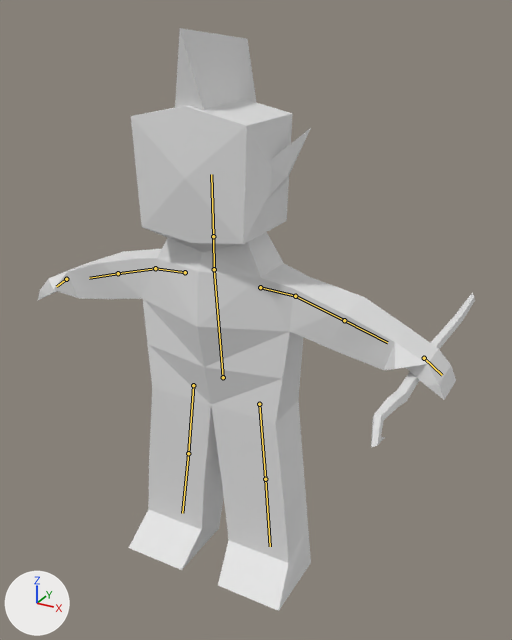
The Blender file art/model/human_model_0.1.blend as it was, and as the next commit left it.
Camera for both pictures: a 50 mm camera at (3.0, -4.74, 3.06) aimed at (0.14, 0.46, 0.46). Arrows for +X, +Y and +Z are at lower left; the lights stay in place. The bones that bend it are drawn over the model as lines.

Objects in the first picture: 'ear.a', 'hair.a', 'human.mesh', 'staff.a'.
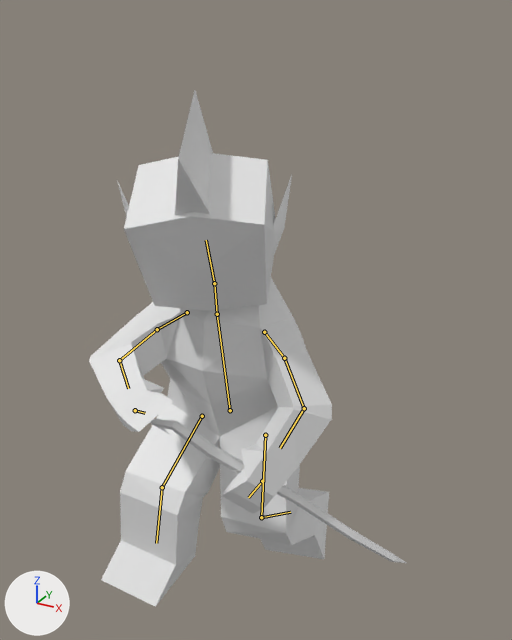
The newer file adds an action. The first version stands in its rest pose; the second is drawn at frame 8 of the action 'attack.3'.

Boxes (x1, y1, x2, y2) around the edits, measured in the pictures (512 x 640 px):
```json
{"object": "human.mesh", "change": "posed", "before": [38, 99, 456, 611], "after": [89, 153, 332, 607], "on screen": "42% narrower, 11% shorter"}
{"object": "hair.a", "change": "posed", "before": [175, 28, 257, 110], "after": [175, 90, 213, 215]}
{"object": "staff.a", "change": "posed", "before": [371, 293, 475, 447], "after": [150, 419, 407, 563], "on screen": "146% wider, 6% shorter"}
{"object": "ear.a", "change": "posed", "before": [268, 128, 311, 198], "after": [117, 175, 292, 254]}
{"bone": "Center", "before": "(223, 377) to (214, 269)", "after": "(230, 410) to (217, 314)"}
{"bone": "shoulder.r", "before": "(185, 272) to (155, 268)", "after": "(187, 312) to (157, 329)"}
{"bone": "bicep.r", "before": "(155, 268) to (118, 273)", "after": "(157, 329) to (119, 360)"}
{"bone": "forearm.r", "before": "(118, 273) to (89, 278)", "after": "(119, 360) to (128, 388)"}
{"bone": "hand.r", "before": "(66, 279) to (56, 286)", "after": "(135, 410) to (145, 413)"}
{"bone": "neck", "before": "(214, 269) to (213, 236)", "after": "(217, 314) to (214, 283)"}
{"bone": "head", "before": "(213, 236) to (211, 174)", "after": "(214, 283) to (206, 240)"}
{"bone": "thigh.r", "before": "(193, 385) to (188, 453)", "after": "(202, 416) to (162, 487)"}
{"bone": "leg.r", "before": "(188, 453) to (182, 513)", "after": "(162, 487) to (156, 543)"}
{"bone": "shoulder.l", "before": "(260, 287) to (295, 296)", "after": "(264, 332) to (284, 358)"}
{"bone": "bicep.l", "before": "(295, 296) to (344, 320)", "after": "(284, 358) to (304, 408)"}
{"bone": "forearm.l", "before": "(344, 320) to (387, 342)", "after": "(304, 408) to (280, 448)"}
{"bone": "thigh.l", "before": "(259, 404) to (265, 479)", "after": "(265, 435) to (261, 517)"}
{"bone": "leg.l", "before": "(265, 479) to (270, 546)", "after": "(261, 517) to (290, 512)"}
```

Edits to the scene script, one JSON object a line:
```json
{"block": "bone_center", "where": "bone_center = bpy.data.objects['human.armature'].pose.bones['Center']"}
{"op": "set", "path": "bone_center.location", "old": "(0.0, 0.0, 0.0)", "new": "(0.0, -0.412, -0.071)"}
{"op": "set", "path": "bone_center.rotation_quaternion", "old": "(1.0, 0.0, 0.0, 0.0)", "new": "(0.999, 0.041, -0.003, -0.002)", "note": "degrees (0, 0, 0) -> degrees (5, 0, 0)"}
{"block": "bone_shoulder_r", "where": "bone_shoulder_r = bpy.data.objects['human.armature'].pose.bones['shoulder.r']  # child of 'Center'"}
{"op": "set", "path": "bone_shoulder_r.location", "old": "(0.0, 0.0, 0.0)", "new": "(0.033, -0.005, 0.04)"}
{"op": "set", "path": "bone_shoulder_r.rotation_quaternion", "old": "(1.0, 0.0, 0.0, 0.0)", "new": "(0.836, 0.539, -0.081, 0.051)", "note": "degrees (0, 0, 0) -> degrees (66, -11, 0)"}
{"block": "bone_bicep_r", "where": "bone_bicep_r = bpy.data.objects['human.armature'].pose.bones['bicep.r']  # child of 'shoulder.r'"}
{"op": "set", "path": "bone_bicep_r.rotation_quaternion", "old": "(1.0, 0.0, 0.0, 0.0)", "new": "(0.99, 0.105, 0.022, -0.085)", "note": "degrees (0, 0, 0) -> degrees (12, 4, -10)"}
{"block": "bone_forearm_r", "where": "bone_forearm_r = bpy.data.objects['human.armature'].pose.bones['forearm.r']  # child of 'bicep.r'"}
{"op": "set", "path": "bone_forearm_r.rotation_quaternion", "old": "(1.0, 0.0, 0.0, 0.0)", "new": "(0.866, 0.496, 0.012, 0.052)", "note": "degrees (0, 0, 0) -> degrees (60, -2, 6)"}
{"block": "bone_hand_r", "where": "bone_hand_r = bpy.data.objects['human.armature'].pose.bones['hand.r']  # child of 'forearm.r'"}
{"op": "set", "path": "bone_hand_r.rotation_quaternion", "old": "(1.0, 0.0, 0.0, 0.0)", "new": "(0.91, 0.228, -0.033, -0.344)", "note": "degrees (0, 0, 0) -> degrees (26, 6, -40)"}
{"block": "bone_neck", "where": "bone_neck = bpy.data.objects['human.armature'].pose.bones['neck']  # child of 'Center'"}
{"op": "set", "path": "bone_neck.rotation_quaternion", "old": "(1.0, 0.0, 0.0, 0.0)", "new": "(0.992, -0.021, 0.086, 0.02)", "note": "degrees (0, 0, 0) -> degrees (-2, 10, 2)"}
{"block": "bone_head", "where": "bone_head = bpy.data.objects['human.armature'].pose.bones['head']  # child of 'neck'"}
{"op": "set", "path": "bone_head.rotation_quaternion", "old": "(1.0, 0.0, 0.0, 0.0)", "new": "(0.962, 0.218, 0.126, -0.029)", "note": "degrees (0, 0, 0) -> degrees (26, 15, 0)"}
{"block": "bone_thigh_r", "where": "bone_thigh_r = bpy.data.objects['human.armature'].pose.bones['thigh.r']  # child of 'Center'"}
{"op": "set", "path": "bone_thigh_r.location", "old": "(0.0, 0.0, 0.0)", "new": "(0.0, 0.001, 0.001)"}
{"op": "set", "path": "bone_thigh_r.rotation_quaternion", "old": "(1.0, 0.0, 0.0, 0.0)", "new": "(0.875, 0.461, 0.055, 0.011)", "note": "degrees (0, 0, 0) -> degrees (56, 5, 4)"}
{"block": "bone_leg_r", "where": "bone_leg_r = bpy.data.objects['human.armature'].pose.bones['leg.r']  # child of 'thigh.r'"}
{"op": "set", "path": "bone_leg_r.rotation_quaternion", "old": "(1.0, 0.0, 0.0, 0.0)", "new": "(0.865, -0.456, -0.077, -0.027)", "note": "degrees (0, 0, 0) -> degrees (-56, -9, 1)"}
{"block": "bone_shoulder_l", "where": "bone_shoulder_l = bpy.data.objects['human.armature'].pose.bones['shoulder.l']  # child of 'Center'"}
{"op": "set", "path": "bone_shoulder_l.location", "old": "(0.0, 0.0, 0.0)", "new": "(0.033, -0.002, -0.04)"}
{"op": "set", "path": "bone_shoulder_l.rotation_quaternion", "old": "(1.0, 0.0, 0.0, 0.0)", "new": "(0.946, 0.219, -0.061, -0.171)", "note": "degrees (0, 0, 0) -> degrees (27, -2, -21)"}
{"block": "bone_bicep_l", "where": "bone_bicep_l = bpy.data.objects['human.armature'].pose.bones['bicep.l']  # child of 'shoulder.l'"}
{"op": "set", "path": "bone_bicep_l.rotation_quaternion", "old": "(1.0, 0.0, 0.0, 0.0)", "new": "(0.976, -0.023, 0.106, -0.139)", "note": "degrees (0, 0, 0) -> degrees (-4, 12, -17)"}
{"block": "bone_forearm_l", "where": "bone_forearm_l = bpy.data.objects['human.armature'].pose.bones['forearm.l']  # child of 'bicep.l'"}
{"op": "set", "path": "bone_forearm_l.rotation_quaternion", "old": "(1.0, 0.0, 0.0, 0.0)", "new": "(0.866, 0.378, -0.023, -0.18)", "note": "degrees (0, 0, 0) -> degrees (46, 6, -21)"}
{"block": "bone_thigh_l", "where": "bone_thigh_l = bpy.data.objects['human.armature'].pose.bones['thigh.l']  # child of 'Center'"}
{"op": "set", "path": "bone_thigh_l.location", "old": "(0.0, 0.0, 0.0)", "new": "(0.0, -0.001, -0.001)"}
{"op": "set", "path": "bone_thigh_l.rotation_quaternion", "old": "(1.0, 0.0, 0.0, 0.0)", "new": "(0.973, 0.204, -0.089, 0.004)", "note": "degrees (0, 0, 0) -> degrees (24, -10, -2)"}
{"block": "bone_leg_l", "where": "bone_leg_l = bpy.data.objects['human.armature'].pose.bones['leg.l']  # child of 'thigh.l'"}
{"op": "set", "path": "bone_leg_l.rotation_quaternion", "old": "(1.0, 0.0, 0.0, 0.0)", "new": "(0.735, -0.632, 0.032, 0.045)", "note": "degrees (0, 0, 0) -> degrees (-81, 6, 2)"}
```
